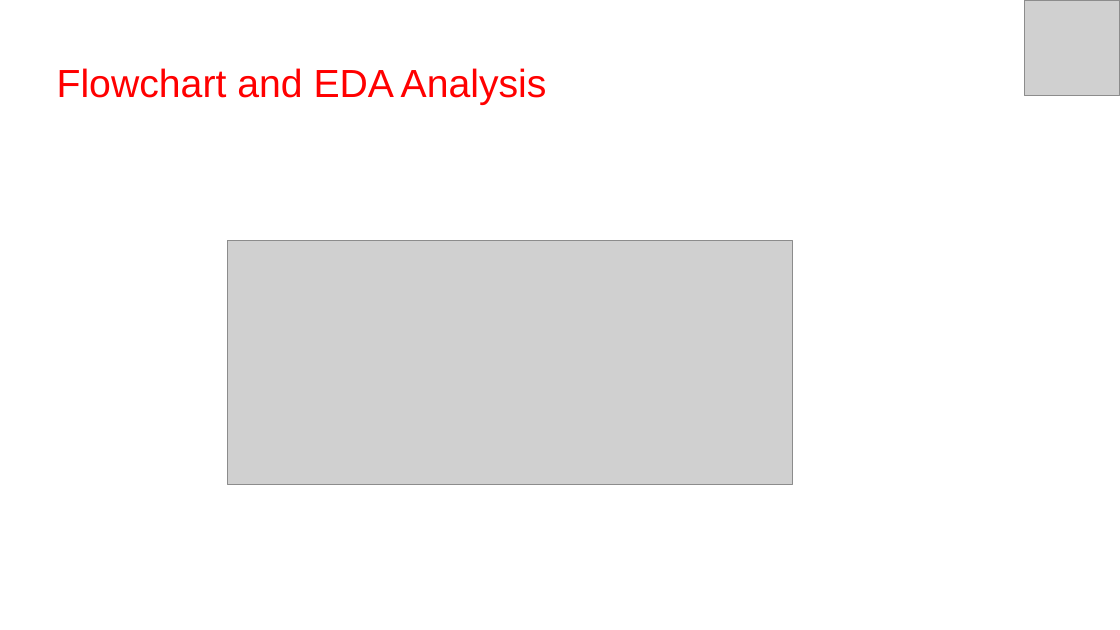
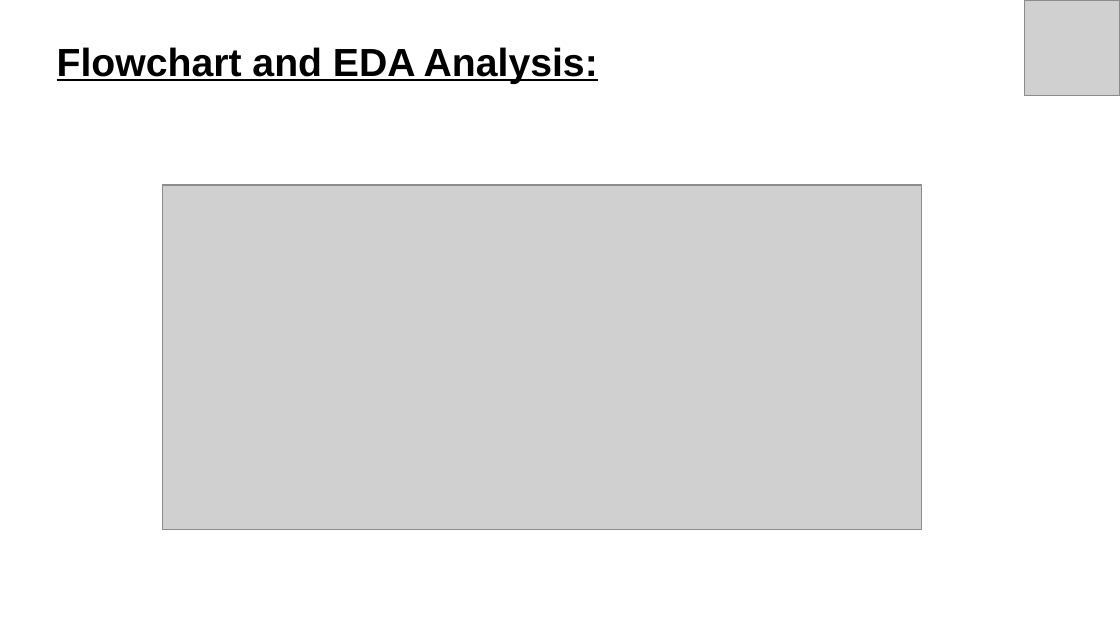
Before and after one commit to mayank021296/Hotel-Booking-Capstone-EDA-PRoject, a slide deck: slide 9 of Hotel Booking.pptx (slide 10 before the commit). Drawn at 1120x630 pixels with LibreOffice and Linux fonts; fonts in the diff are those of the drawing; grey boxes stand for pictures. Boxes give left, top, right and bottom in pixels: in the first picture for what was removed or moved away, otherwise in the second. Text is boxed around its words. In the diff, an @@ line names an element or a change of style, - is before the commit and + after.

```diff
--- a/Hotel Booking.pptx
+++ b/Hotel Booking.pptx
@@ title at <box>57,47,598,84</box>: text changed; text colour #FF0000 to #000000; bold on @@
-Flowchart and EDA Analysis
+Flowchart and EDA Analysis:
@@ picture: place and size @@
-picture at <box>227,241,792,484</box>
+picture at <box>162,185,921,530</box>
```
Also in this commit, not shown: 26 other slides changed, 4 slides added, 3 slides removed.
